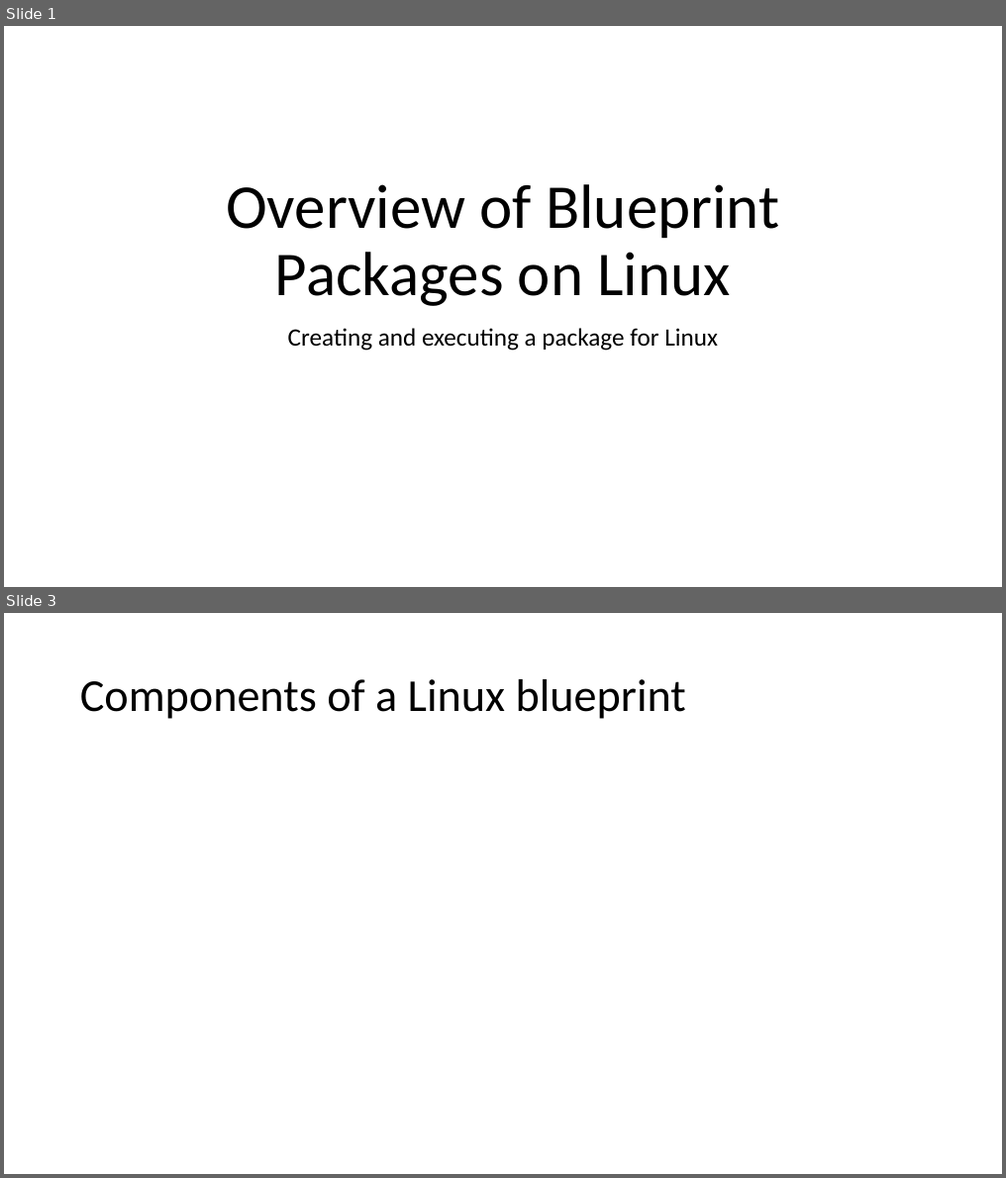
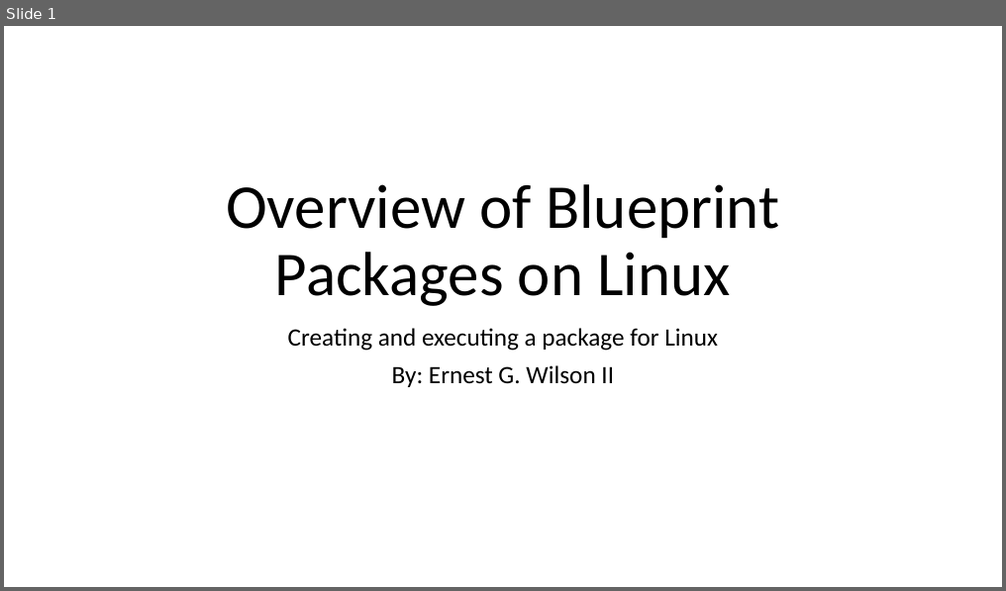
Before and after one commit to ernestgwilsonii/CLC_Blueprint_Linux_Training, a slide deck: Overview_of_Blueprint_Packages_on_Linux.pptx. Shown one above the other, each under a label of ours: slides 1 and 3 before the commit, slide 1 after it; the slides between them are not shown. The pictures are 1006x1178 and 1006x591 pixels, drawn with LibreOffice and Linux fonts; fonts in the diff are those of the drawing. Boxes give left, top, right and bottom in pixels: in the first picture for what was removed or moved away, otherwise in the second. Text is boxed around its words. In the diff, an @@ line names an element or a change of style, - is before the commit and + after.

```diff
--- a/Overview_of_Blueprint_Packages_on_Linux.pptx
+++ b/Overview_of_Blueprint_Packages_on_Linux.pptx
@@ slide 3 removed at [4, 613, 1002, 1174], background #FFFFFF @@
@@ title removed at [80, 679, 686, 719] @@
-Components of a Linux blueprint
@@ slide 1 changed as well @@
@@ subtitle at [392, 366, 614, 387]: paragraph added @@
+By: Ernest G. Wilson II
```
Also in this commit, not shown: 2 other slides changed, 4 slides added, 1 other slide removed.
